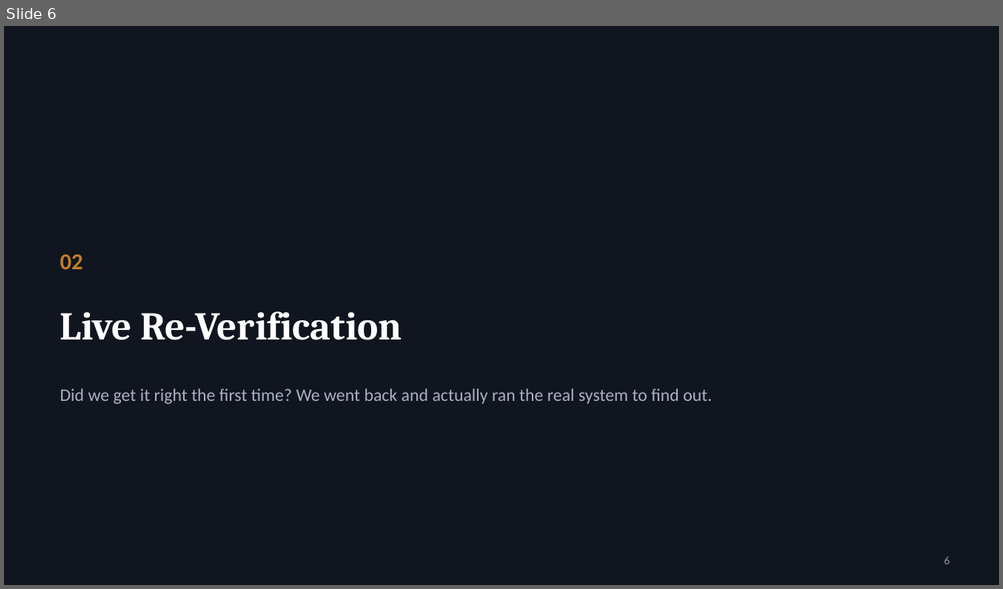
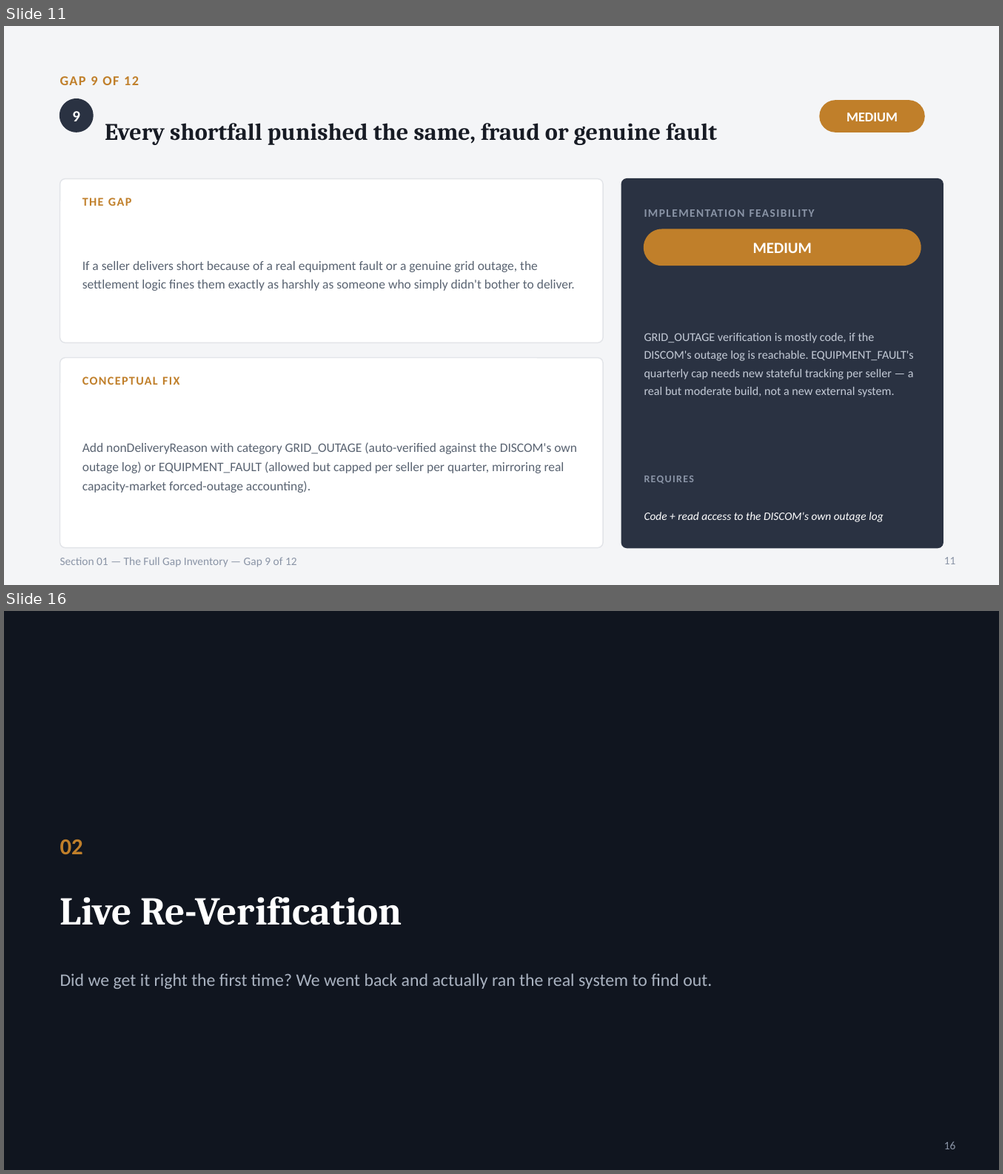
Before and after one commit to Sanjay-dev22/personal-deg, a slide deck: p2p-energy-trading-review/P2P-Energy-Trading-Software-Gaps.pptx. Shown one above the other, each under a label of ours: slide 6 before the commit, slides 11 and 16 after it; the slides between them are not shown. The pictures are 1003x589 and 1003x1174 pixels, drawn with LibreOffice and Linux fonts; fonts in the diff are those of the drawing. Boxes give left, top, right and bottom in pixels: in the first picture for what was removed or moved away, otherwise in the second. Text is boxed around its words. In the diff, an @@ line names an element or a change of style, - is before the commit and + after.

```diff
--- a/p2p-energy-trading-review/P2P-Energy-Trading-Software-Gaps.pptx
+++ b/p2p-energy-trading-review/P2P-Energy-Trading-Software-Gaps.pptx
@@ slide 11 added at [4,26,999,585], background #F4F5F7 @@
@@ text added at [60,76,139,85], 13 pt, text #C07F2A, bold @@
+GAP 9 OF 12
@@ ellipse added at [60,99,93,132], fill #2A3242, outline #2A3242 1 pt @@
@@ text added at [72,111,80,121], 15 pt, text #FFFFFF, bold @@
+9
@@ rounded rectangle added at [819,101,924,132], fill #C07F2A, outline #C07F2A 1 pt @@
@@ text added at [846,113,897,121], 13 pt, text #FFFFFF, bold @@
+MEDIUM
@@ text added at [105,123,717,145], 23 pt, text #171B24, bold @@
+Every shortfall punished the same, fraud or genuine fault
@@ rounded rectangle added at [60,179,603,343], fill #FFFFFF, outline #E2E4E8 1 pt @@
@@ rounded rectangle added at [622,179,943,548], fill #2A3242, outline #2A3242 1 pt @@
@@ text added at [82,198,131,206], 11.5 pt, text #C07F2A, bold @@
+THE GAP
@@ text added at [644,210,814,217], 11 pt, text #8A94A6, bold @@
+IMPLEMENTATION FEASIBILITY
@@ rounded rectangle added at [644,230,921,266], fill #C07F2A, outline #C07F2A 1 pt @@
@@ text added at [753,243,811,253], 15 pt, text #FFFFFF, bold @@
+MEDIUM
@@ text added at [82,261,575,291], 12.5 pt, text #5A6472 @@
+If a seller delivers short because of a real equipment fault or a genuine grid outage, the settlement logic fines them exactly as harshly as someone who simply didn't bother to deliver.
@@ text added at [644,333,913,397], 11.5 pt, text #C3CAD6 @@
+GRID_OUTAGE verification is mostly code, if the DISCOM's outage log is reachable. EQUIPMENT_FAULT's quarterly cap needs new stateful tracking per seller — a real but moderate build, not a new external system.
@@ rounded rectangle added at [60,358,603,548], fill #FFFFFF, outline #E2E4E8 1 pt @@
@@ text added at [82,377,179,385], 11.5 pt, text #C07F2A, bold @@
+CONCEPTUAL FIX
@@ text added at [82,443,577,493], 12.5 pt, text #5A6472 @@
+Add nonDeliveryReason with category GRID_OUTAGE (auto-verified against the DISCOM's own outage log) or EQUIPMENT_FAULT (allowed but capped per seller per quarter, mirroring real capacity-market forced-outage accounting).
@@ text added at [644,476,694,484], 10 pt, text #8A94A6, bold @@
+REQUIRES
@@ text added at [644,512,882,523], 11 pt, text #FFFFFF, italic @@
+Code + read access to the DISCOM's own outage log
@@ text added at [60,557,297,568], 11 pt, text #8A94A6 @@
+Section 01 — The Full Gap Inventory — Gap 9 of 12
@@ page number added at [944,557,956,565], 11 pt, text #8A94A6 @@
+11
@@ what was slide 6 is now slide 16 @@
@@ page number at [944,1142,956,1150]: text changed @@
-6
+16
```
Also in this commit, not shown: 5 slides changed, 12 other slides added, 3 slides removed, 1 other file.
